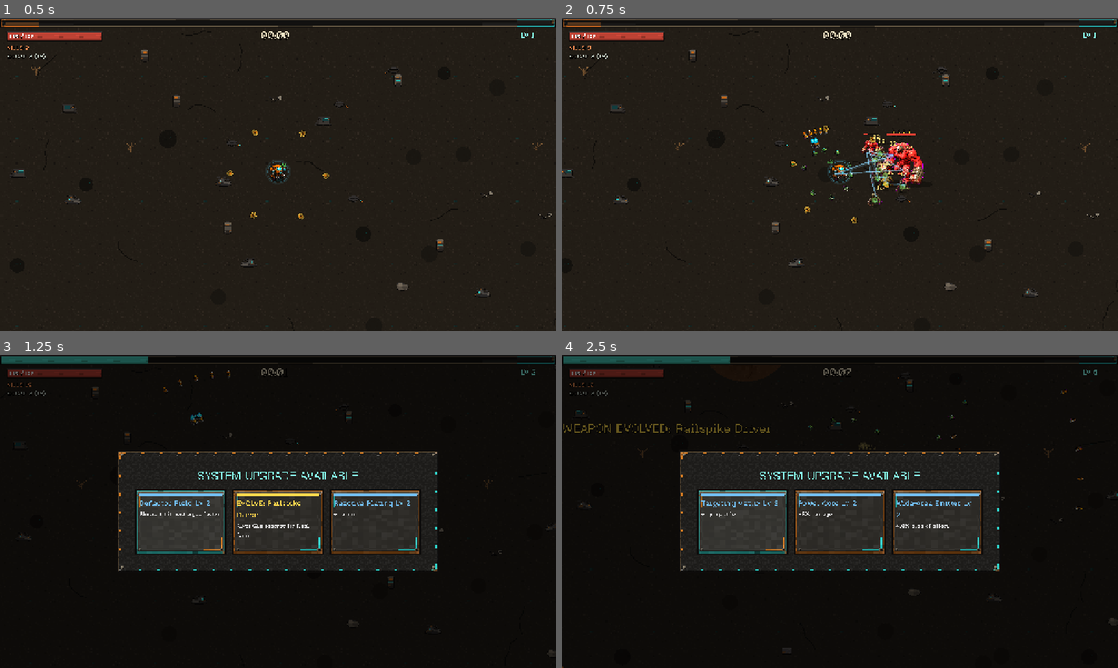
Above: before the commit, frames 1-4 (two rows, left to right).
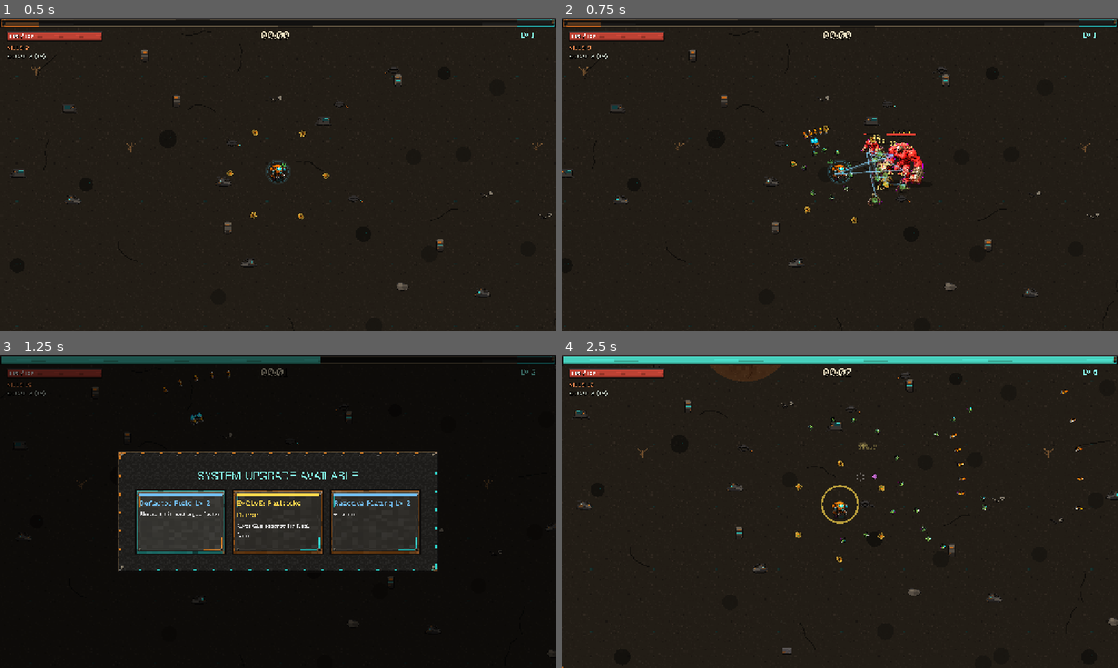
Above: after the commit, the same moments.

Repository: pymmog/last-llm
Game: Godot game, scene res://test/smoke_test.tscn
Two runs of this game, one before a commit and one after it. Both use one fixed random seed, a clock stepped at 60 frames per second and the inputs below. This scene is started directly instead of the project's main scene.
Inputs (mouse positions are in pixels of both pictures, inside the frame that each line leads up to):
- Up to frame 1 (0.5 s): no input
- Up to frame 2 (0.75 s): tap Enter at 0.5 s; move the mouse to (962, 158) at 0.52 s; hold D (move_right) from 0.53 s (still down); tap R at 0.6 s
- Up to frame 3 (1.25 s): keep holding D (move_right); tap Space (ui_select) at 0.77 s
- Up to frame 4 (2.5 s): release D (move_right) at 1.25 s; click (739, 520) at 1.27 s; move the mouse to (728, 527) at 2.02 s; hold S (move_down) from 2.03 s (still down); tap G at 2.1 s; tap Space (ui_select) at 2.27 s

Frame 1 is identical in both runs. In frame 2, less than 0.1% of the frame differs, in the area x 53-58%, y 36-44%; in frame 3, 0.8%; in frame 4, 11%, in the area x 0-100%, y 0-100%.

Commit message:
feat: rebalance early game and miniboss rewards
- lower XP curve (4 + 3*lv + lv^1.6) and trim base enemy HP so the
  opening minutes pace faster
- alphas drop bonus XP gems instead of scrap
- supply crates open a 1-of-6 upgrade pick (ready evolutions always
  offered) instead of auto-evolve / +50 scrap

Closes #8

Co-Authored-By: Claude Fable 5 <noreply@anthropic.com>

Diff:
--- a/scripts/enemy.gd
+++ b/scripts/enemy.gd
@@ -37,13 +37,13 @@
 }
 
 const TYPES := {
-	"shambler": {"hp": 18.0, "speed": 52.0, "dmg": 8.0, "radius": 11.0, "xp": 1.0,
+	"shambler": {"hp": 15.0, "speed": 52.0, "dmg": 8.0, "radius": 11.0, "xp": 1.0,
 		"color": Color(0.45, 0.72, 0.30), "scrap_chance": 0.03},
-	"sprinter": {"hp": 11.0, "speed": 78.0, "dmg": 6.0, "radius": 9.0, "xp": 1.5,
+	"sprinter": {"hp": 9.0, "speed": 78.0, "dmg": 6.0, "radius": 9.0, "xp": 1.5,
 		"color": Color(0.92, 0.80, 0.25), "scrap_chance": 0.04},
-	"spitter": {"hp": 16.0, "speed": 44.0, "dmg": 7.0, "radius": 10.0, "xp": 2.0,
+	"spitter": {"hp": 14.0, "speed": 44.0, "dmg": 7.0, "radius": 10.0, "xp": 2.0,
 		"color": Color(0.64, 0.36, 0.80), "scrap_chance": 0.05},
-	"brute": {"hp": 95.0, "speed": 38.0, "dmg": 18.0, "radius": 16.0, "xp": 6.0,
+	"brute": {"hp": 85.0, "speed": 38.0, "dmg": 18.0, "radius": 16.0, "xp": 6.0,
 		"color": Color(0.84, 0.26, 0.20), "scrap_chance": 0.35},
 }
 
@@ -224,7 +224,7 @@
 	var d: Dictionary = TYPES[type]
 	if is_alpha:
 		main.spawn_pickup("crate", position)
-		main.spawn_pickup("scrap", position + Vector2(30, 0), 10 + randi() % 10)
+		main.spawn_xp(position + Vector2(30, 0), xp_value)
 		main.spawn_xp(position + Vector2(-20, 10), xp_value)
 	else:
 		if randf() < float(d["scrap_chance"]):
--- a/scripts/main.gd
+++ b/scripts/main.gd
@@ -283,16 +283,8 @@
 # ---------------------------------------------------------------- crates / end
 
 func open_crate() -> void:
-	for w in player.weapons:
-		if w.can_evolve():
-			w.evolve()
-			Sfx.play("evolve")
-			hud.show_banner("WEAPON EVOLVED: %s" % w.display_name)
-			spawn_fx("ring", player.position, 90.0, Color(1, 0.85, 0.3))
-			return
-	scrap_earned += 50
 	Sfx.play("crate")
-	hud.show_banner("SUPPLY CRATE: +50 SCRAP")
+	hud.on_crate()
 
 
 func end_run(victory: bool) -> void:
--- a/scripts/pickups/pickup.gd
+++ b/scripts/pickups/pickup.gd
@@ -1,6 +1,6 @@
 extends Node2D
 ## Touch pickups: medkit (+25% HP), scrap (meta currency), magnet (vacuum all
-## gems), crate (weapon evolution / scrap from minibosses).
+## gems), crate (1-of-6 upgrade pick from minibosses).
 
 const SPRITE_SCALE := 3
 const SPRITES := {
--- a/scripts/player.gd
+++ b/scripts/player.gd
@@ -143,7 +143,7 @@
 # ---------------------------------------------------------------- xp / hp
 
 func xp_for_level(lv: int) -> float:
-	return 6.0 + lv * 4.0 + pow(lv, 1.6)
+	return 4.0 + lv * 3.0 + pow(lv, 1.6)
 
 
 func add_xp(value: float) -> void:
--- a/scripts/ui/hud.gd
+++ b/scripts/ui/hud.gd
@@ -26,7 +26,10 @@
 var damage_flash_t := 0.0
 
 var levelup_panel: Control
+var levelup_title: Label
 var cards_box: HBoxContainer
+var crate_picks := 0  # queued supply-crate rewards (1-of-6 picks)
+var showing_crate := false  # whether the cards on screen are a crate offer
 var pause_panel: Control
 var settings_panel: Control
 var settings_controls: Control
@@ -207,12 +210,12 @@
 func _build_levelup() -> void:
 	levelup_panel = _overlay()
 	var box := _center_panel(levelup_panel)
-	var title := Label.new()
-	title.text = "SYSTEM UPGRADE AVAILABLE"
-	title.add_theme_font_size_override("font_size", 26)
-	title.add_theme_color_override("font_color", Color(0.54, 1.0, 0.94))
-	title.horizontal_alignment = HORIZONTAL_ALIGNMENT_CENTER
-	box.add_child(title)
+	levelup_title = Label.new()
+	levelup_title.text = "SYSTEM UPGRADE AVAILABLE"
+	levelup_title.add_theme_font_size_override("font_size", 26)
+	levelup_title.add_theme_color_override("font_color", Color(0.54, 1.0, 0.94))
+	levelup_title.horizontal_alignment = HORIZONTAL_ALIGNMENT_CENTER
+	box.add_child(levelup_title)
 	cards_box = HBoxContainer.new()
 	cards_box.add_theme_constant_override("separation", 14)
 	cards_box.alignment = BoxContainer.ALIGNMENT_CENTER
@@ -220,6 +223,12 @@
 
 
 func on_level_up() -> void:
+	if not levelup_panel.visible:
+		_show_levelup()
+
+
+func on_crate() -> void:
+	crate_picks += 1
 	if not levelup_panel.visible:
 		_show_levelup()
 
@@ -229,8 +238,12 @@
 	for c in cards_box.get_children():
 		cards_box.remove_child(c)  # detach now so get_child(0) below is a new card
 		c.queue_free()
-	var count := 3 + Meta.tier("choices")
-	var choices: Array = Upgrades.build_choices(main.player, count)
+	# Crate rewards offer 1 of 6 cards; level-ups offer 3 (4 with the
+	# Tactical Uplink workshop unlock).
+	showing_crate = crate_picks > 0
+	levelup_title.text = "SUPPLY CRATE: CHOOSE ONE" if showing_crate else "SYSTEM UPGRADE AVAILABLE"
+	var count := 6 if showing_crate else 3 + Meta.tier("choices")
+	var choices: Array = Upgrades.build_choices(main.player, count, showing_crate)
 	for card in choices:
 		cards_box.add_child(_make_card(card))
 	levelup_panel.visible = true
@@ -274,8 +287,13 @@
 
 func _on_card_picked(card: Dictionary) -> void:
 	Upgrades.apply(main, card)
-	main.player.pending_levels -= 1
-	if main.player.pending_levels > 0:
+	# Charge the pick to whichever offer was on screen: a crate queued while
+	# a level-up was showing must not consume that level-up's pick.
+	if showing_crate:
+		crate_picks -= 1
+	else:
+		main.player.pending_levels -= 1
+	if crate_picks > 0 or main.player.pending_levels > 0:
 		_show_levelup()
 	else:
 		levelup_panel.visible = false
@@ -424,7 +442,10 @@
 	_debug_btn(actions, "Kill All Enemies", _debug_kill_all)
 	_debug_btn(actions, "Skip +1 Minute", func() -> void:
 		main.run_time += 60.0)
-	_debug_btn(actions, "Crate Reward / Evolve", func() -> void:
+	_debug_btn(actions, "Crate Reward", func() -> void:
+		# Hide the menu first: the crate opens the card picker, which takes
+		# over the pause state and focus.
+		debug_panel.visible = false
 		main.open_crate())
 	_debug_btn(actions, "Close", _toggle_debug)
 	debug_stats = Label.new()
--- a/scripts/upgrades.gd
+++ b/scripts/upgrades.gd
@@ -38,7 +38,9 @@
 const COL_SCRAP := Color(0.7, 0.7, 0.7)
 
 
-static func build_choices(player: Node2D, count: int) -> Array:
+static func build_choices(player: Node2D, count: int, force_evolve := false) -> Array:
+	# force_evolve seeds available evolution cards into the offer first, so a
+	# supply crate never rolls past a ready evolution.
 	var pool: Array = []  # [{card, weight}]
 
 	for w in player.weapons:
@@ -80,7 +82,15 @@
 				"color": COL_PASSIVE}})
 
 	var choices: Array = []
-	for i in count:
+	if force_evolve:
+		var i := 0
+		while i < pool.size() and choices.size() < count:
+			if pool[i]["card"]["kind"] == "evolve":
+				choices.append(pool[i]["card"])
+				pool.remove_at(i)
+			else:
+				i += 1
+	while choices.size() < count:
 		if pool.is_empty():
 			choices.append({"kind": "scrap", "id": "", "title": "+25 SCRAP",
 				"desc": "Everything is maxed out", "color": COL_SCRAP})
--- a/test/smoke_test.gd
+++ b/test/smoke_test.gd
@@ -4,7 +4,7 @@
 ## level-up cards, pickups and the end screen.
 ##
 ## Run with:
-##   godot --headless res://test/smoke_test.tscn --quit-after 900
+##   godot --headless res://test/smoke_test.tscn --quit-after 1200
 
 const Upgrades := preload("res://scripts/upgrades.gd")
 
@@ -108,6 +108,13 @@
 				e.take_damage(99999.0)
 			check(main.kills >= 5, "all enemies killed (kills=%d)" % main.kills)
 		140:
+			# Alpha XP gems may have leveled the player already; resolve those
+			# picks so the crate offer below is shown on its own.
+			var drain := 0
+			while main.hud.levelup_panel.visible and drain < 32:
+				(main.hud.cards_box.get_child(0) as Button).pressed.emit()
+				drain += 1
+			check(not main.hud.levelup_panel.visible, "pending level-ups drained")
 			# Alpha dropped a crate; walk over everything via forced collection.
 			var found_crate := false
 			for p in main.pickups_node.get_children():
@@ -115,7 +122,15 @@
 					found_crate = true
 					p.collect(player)
 			check(found_crate, "alpha dropped supply crate")
-			check(player.get_weapon("rivet").evolved, "crate evolved rivet gun")
+			check(main.hud.levelup_panel.visible, "crate opened the card picker")
+			check(main.hud.cards_box.get_child_count() == 6, "crate offers 6 cards")
+			var first_title: Label = main.hud.cards_box.get_child(0).get_child(0).get_child(1)
+			check(first_title.text.begins_with("EVOLVE"), "crate offer leads with ready evolution")
+		145:
+			(main.hud.cards_box.get_child(0) as Button).pressed.emit()
+		150:
+			check(player.get_weapon("rivet").evolved, "crate card evolved rivet gun")
+			check(not get_tree().paused, "crate pick resolved and unpaused")
 		160:
 			player.add_xp(2000.0)
 		165:
Not shown, changed: docs/DESIGN.md
